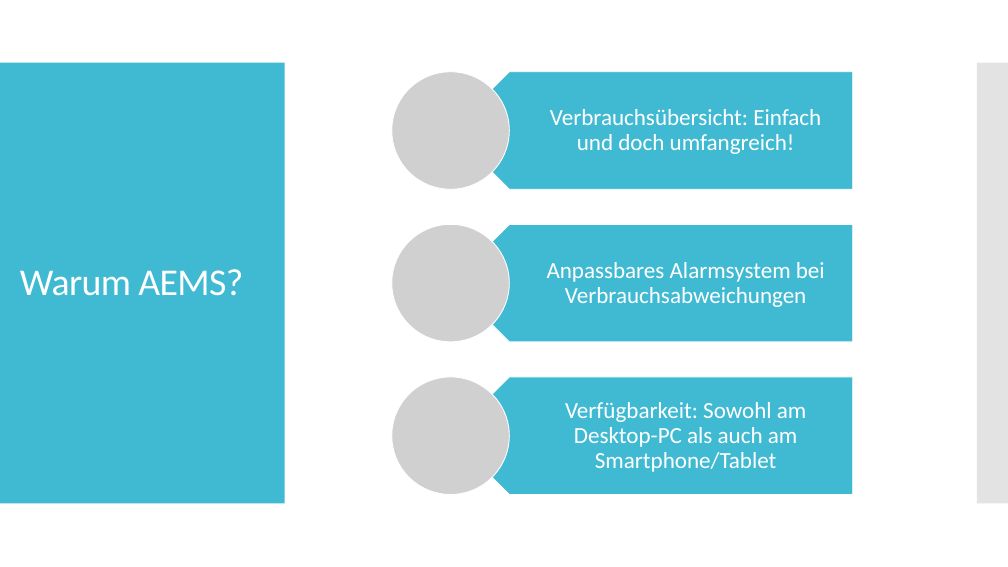
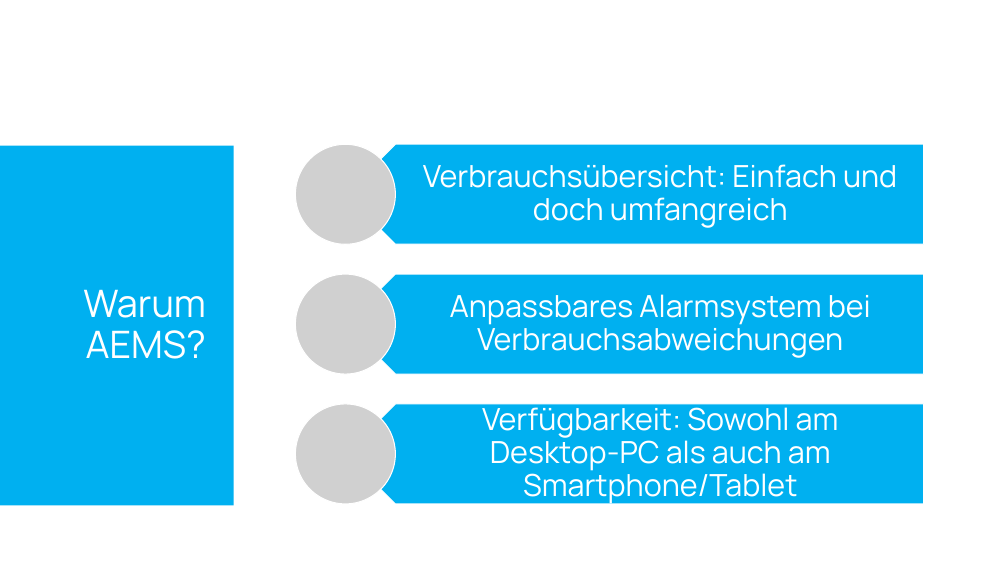
Before and after one commit to SebastianMandl/AEMS, a slide deck: slide 5 of Planung/Praesentationen/Praesentation_Firmentag.pptx (slide 4 before the commit). Drawn at 1008x567 pixels with LibreOffice and Linux fonts; fonts in the diff are those of the drawing; grey boxes stand for pictures; background and template pictures are left out. Boxes give left, top, right and bottom in pixels: in the first picture for what was removed or moved away, otherwise in the second. Text is boxed around its words. In the diff, an @@ line names an element or a change of style, - is before the commit and + after.

```diff
--- a/Planung/Praesentationen/Praesentation_Firmentag.pptx
+++ b/Planung/Praesentationen/Praesentation_Firmentag.pptx
@@ rectangle removed at (977, 63, 1008, 504) @@
@@ rectangle: place and size @@
-rectangle at (0, 63, 285, 504)
+rectangle at (0, 146, 234, 506)
@@ rectangle at (0, 146, 234, 506): fill #40BAD2 to #00B0F0 @@
@@ title "Warum AEMS?": place and size @@
-title "Warum AEMS?" at (20, 269, 243, 296)
+title "Warum AEMS?" at (83, 289, 206, 359)
@@ title "Warum AEMS?" at (83, 289, 206, 359): font Calibri to Manrope, letter spacing -0.6 to 0 pt; alignment left to right @@
@@ text at (423, 164, 897, 228): text changed; size 22 to 29 pt; font Calibri to Manrope @@
-Verbrauchsübersicht: Einfach und doch umfangreich!
+Verbrauchsübersicht: Einfach und doch umfangreich
@@ pentagon arrow at (346, 274, 924, 374): fill #40BAD2 to #00B0F0; outline #FFFFFF 0.85 pt to #FFFFFF 1 pt @@
@@ pentagon arrow: place and size @@
-pentagon arrow at (451, 225, 853, 342)
+pentagon arrow at (346, 274, 924, 374)
@@ text "Anpassbares Alarmsystem bei Verbrauchsabweichungen" at (450, 294, 871, 358): size 22 to 29 pt, font Calibri to Manrope; more space between paragraphs @@
@@ text "Anpassbares Alarmsystem bei Verbrauchsabweichungen": place and size @@
-text "Anpassbares Alarmsystem bei Verbrauchsabweichungen" at (547, 262, 825, 307)
+text "Anpassbares Alarmsystem bei Verbrauchsabweichungen" at (450, 294, 871, 358)
@@ group removed at (392, 72, 853, 495): 3 pictures, 1 pentagon arrow @@
@@ group added at (296, 144, 924, 504): 3 pictures, 1 pentagon arrow @@
@@ pentagon arrow: place and size @@
-pentagon arrow at (451, 377, 853, 495)
+pentagon arrow at (346, 404, 924, 504)
@@ pentagon arrow at (346, 404, 924, 504): fill #40BAD2 to #00B0F0; outline #FFFFFF 0.85 pt to #FFFFFF 1 pt @@
@@ text "Verfügbarkeit: Sowohl am Desktop-PC als ...": place and size @@
-text "Verfügbarkeit: Sowohl am Desktop-PC als ..." at (565, 402, 806, 472)
+text "Verfügbarkeit: Sowohl am Desktop-PC als ..." at (482, 402, 839, 505)
@@ text "Verfügbarkeit: Sowohl am Desktop-PC als ..." at (482, 402, 839, 505): size 22 to 29 pt, font Calibri to Manrope; more space between paragraphs @@
```
Also in this commit, not shown: 5 other slides changed, 6 slides added, 4 slides removed, 4 other files.
